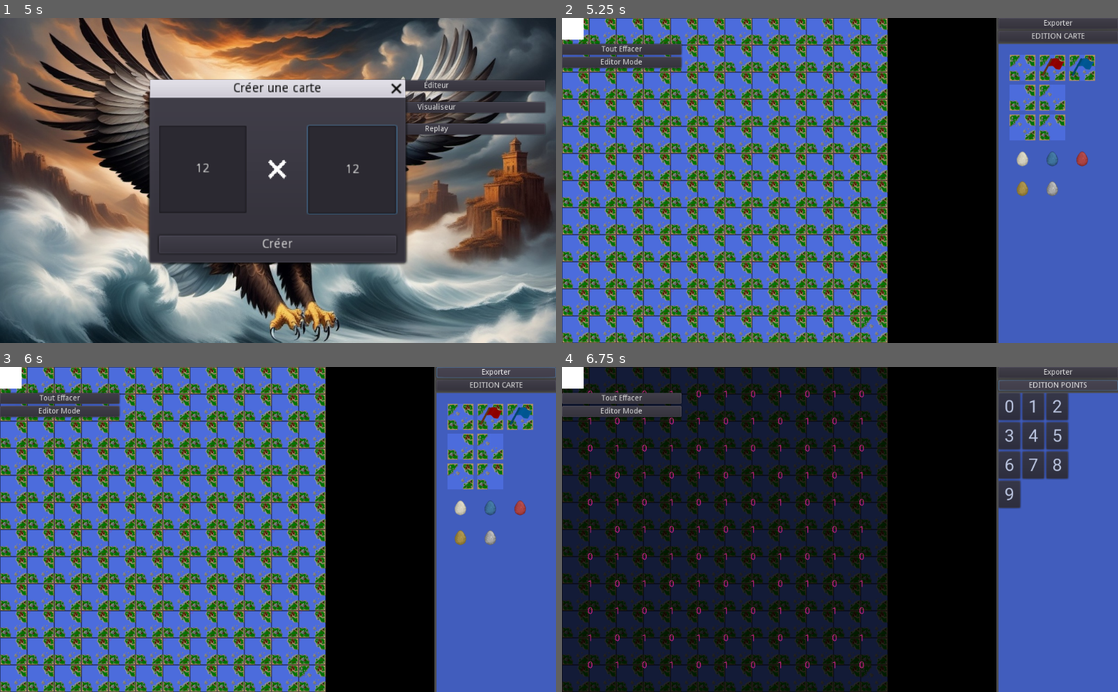
Above: before the commit, frames 1-4 (two rows, left to right).
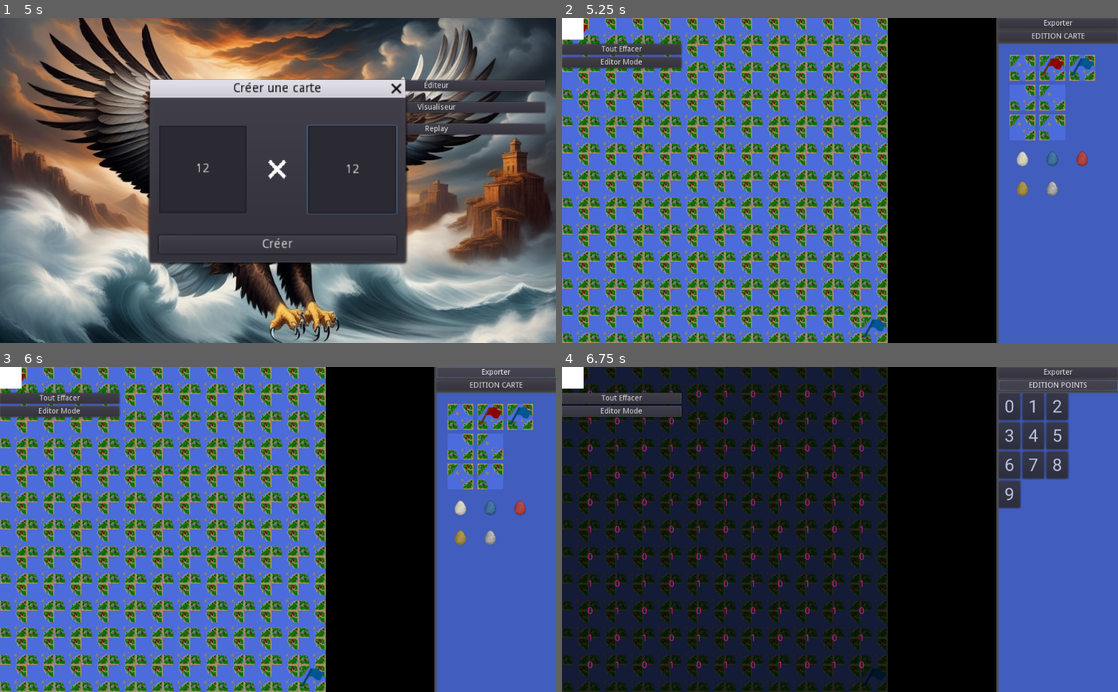
Above: after the commit, the same moments.

Repository: prologin/prologin2024
Game: Godot game, scene res://Scenes/Menu/Menu.tscn
Same seed, same stepped clock (60 frames per second), same inputs: the game is played once before the commit and once after it.
Inputs (mouse positions are in pixels of both pictures, inside the frame that each line leads up to):
- Up to frame 1 (5 s): click "Replay" at 0.5 s; click "Replay" at 1.25 s; click "Replay" at 2 s; click "Éditeur" at 2.75 s; click (200, 170) at 3.52 s; type "12" at 3.6 s; click (350, 170) at 3.75 s; type "12" at 3.83 s; click "Visualiseur" at 4.25 s
- Up to frame 2 (5.25 s): click "Créer" at 5 s
- Up to frame 3 (6 s): click "Exporter" at 5.75 s
- Up to frame 4 (6.75 s): click "EDITION CARTE" at 6.5 s

Frame 1 is identical in both runs. In frame 2, 5.6% of the frame differs, in the area x 0-59%, y 0-100%; in frame 3, 5.6%; in frame 4, 1.2%.

Commit message:
front(import-export): Village joueur support

Diff:
--- a/gui/godot/Scripts/Game/Models.gd
+++ b/gui/godot/Scripts/Game/Models.gd
@@ -55,9 +55,8 @@
 				self.points.append(points_row)
 
 		# Villages
-		# TODO
-		carte[0][0] = Constants.TypeCase.VILLAGE # _J1
-		carte[-1][-1] = Constants.TypeCase.VILLAGE # _J2
+		carte[0][0] = Constants.TypeCase.VILLAGE_J1
+		carte[-1][-1] = Constants.TypeCase.VILLAGE_J2
 
 		# Players
 		var j1 = Player.new()
--- a/gui/godot/Scripts/Game/Serialization.gd
+++ b/gui/godot/Scripts/Game/Serialization.gd
@@ -18,16 +18,19 @@
 	file.close()
 
 
-static func json_to_map(json: Dictionary) -> Models.Map:
+static func json_to_map(viewer: Viewer, json: Dictionary) -> Models.Map:
 	var map = Models.Map.new()
 	map.width = json["largeur"]
 	map.height = json["hauteur"]
+
 	map.carte = []
 	for i in range(len(json["carte"])):
 		map.carte.append([])
 		for j in range(len(json["carte"][i])):
-			map.carte[i].append(int(json["carte"][i][j]))
-	map.points = json["gain"]
+			var tile = viewer.char2case[json["carte"][i][j]]
+			map.carte[i].append(tile)
+
+	map.points = json["gains"]
 	for aigle in json["aigles"]:
 		var a = Models.Aigle.new()
 		a.effet = aigle["effet"]
@@ -35,15 +38,29 @@
 		a.tour_eclosion = aigle["tour_eclosion"]
 		a.pos = Vector2(aigle["pos"]["x"], aigle["pos"]["y"])
 		map.aigles.append(a)
+
+	# Players
+	map.carte[json["joueur1"]["y"]][json["joueur1"]["x"]] = Constants.TypeCase.VILLAGE_J1
+	map.carte[json["joueur2"]["y"]][json["joueur2"]["x"]] = Constants.TypeCase.VILLAGE_J2
+
 	return map
 
 
-static func map_to_json(map: Models.Map) -> Dictionary:
+static func map_to_json(viewer: Viewer, map: Models.Map) -> Dictionary:
 	var json = {}
 	json["largeur"] = map.width
 	json["hauteur"] = map.height
-	json["carte"] = map.carte
 	json["gain"] = map.points
+
+	var carte = []
+	for row in carte.map:
+		carte.append("")
+		for tile in row:
+			if tile in [Constants.TypeCase.VILLAGE_J1, Constants.TypeCase.VILLAGE_J2]:
+				tile = Constants.TypeCase.VILLAGE
+			carte[-1] += viewer.case2char[tile]
+	json["carte"] = carte
+
 	var aigles = []
 	for aigle in map.aigles:
 		aigles.append({
@@ -53,4 +70,12 @@
 			"tour_eclosion": aigle.tour_eclosion
 		})
 	json["aigles"] = aigles
+
+	# Players
+	for y in len(map.carte):
+		for x in len(map.carte[y]):
+			if map.carte[y][x] in [Constants.TypeCase.VILLAGE_J1, Constants.TypeCase.VILLAGE_J2]:
+				var player_id = "1" if map.carte[y][x] == Constants.TypeCase.VILLAGE_J1 else "2"
+				json["joueur_" + player_id] = {"x": x, "y": y}
+
 	return json
--- a/gui/godot/Scripts/Scenes/MapEditor/MapEditor.gd
+++ b/gui/godot/Scripts/Scenes/MapEditor/MapEditor.gd
@@ -216,7 +216,7 @@
 
 func _on_ExportDialog_file_selected(path):
 	# TODO : Export dump to path
-	var json = Serialization.map_to_json(viewer.map)
+	var json = Serialization.map_to_json(viewer, viewer.map)
 	Serialization.write_json(json, path)
 	print('Saved to ', path)
 
@@ -224,7 +224,7 @@
 func _on_ImportDialog_file_selected(path):
 	print('Importing ', path)
 	var json = Serialization.read_json(path)
-	var map = Serialization.json_to_map(json)
+	var map = Serialization.json_to_map(viewer, json)
 	viewer.update_all(map)
 
 
--- a/gui/godot/Scripts/Scenes/Viewer.gd
+++ b/gui/godot/Scripts/Scenes/Viewer.gd
@@ -57,11 +57,19 @@
 	'VIE': Constants.TypeCase.OEUF_BLANC,
 	'MORT': Constants.TypeCase.OEUF_GRIS,
 	'FEU': Constants.TypeCase.OEUF_ROUGE,
-	'?': Constants.TypeCase.OEUF_JAUNE,
+	'GEL': Constants.TypeCase.OEUF_JAUNE,
 	'METEOR': Constants.TypeCase.OEUF_BLEU,
 }
 var aigle2effet = {}
 
+var case2char = {
+	Constants.TypeCase.VILLAGE: "X",
+	Constants.TypeCase.NORD_OUEST: "1",
+	Constants.TypeCase.SUD_OUEST: "2",
+	Constants.TypeCase.SUD_EST: "3",
+	Constants.TypeCase.NORD_EST: "4",
+}
+var char2case = {}
 
 func _ready():
 	for i in range(len(tiles)):
@@ -71,6 +79,8 @@
 	for k in effet2aigle:
 		aigle2effet[effet2aigle[k]] = k
 
+	for k in case2char:
+		char2case[case2char[k]] = k
 
 func set_alpha(alpha_carte, alpha_points):
 	background.modulate.a = alpha_carte
@@ -110,7 +120,7 @@
 
 	for i in range(map.height):
 		for j in range(map.width):
-			grid.set_cell(j, i, 0)
+			grid.set_cell(j, i, Constants.TypeCase.NORD_OUEST)
 
 
 func update_points():
